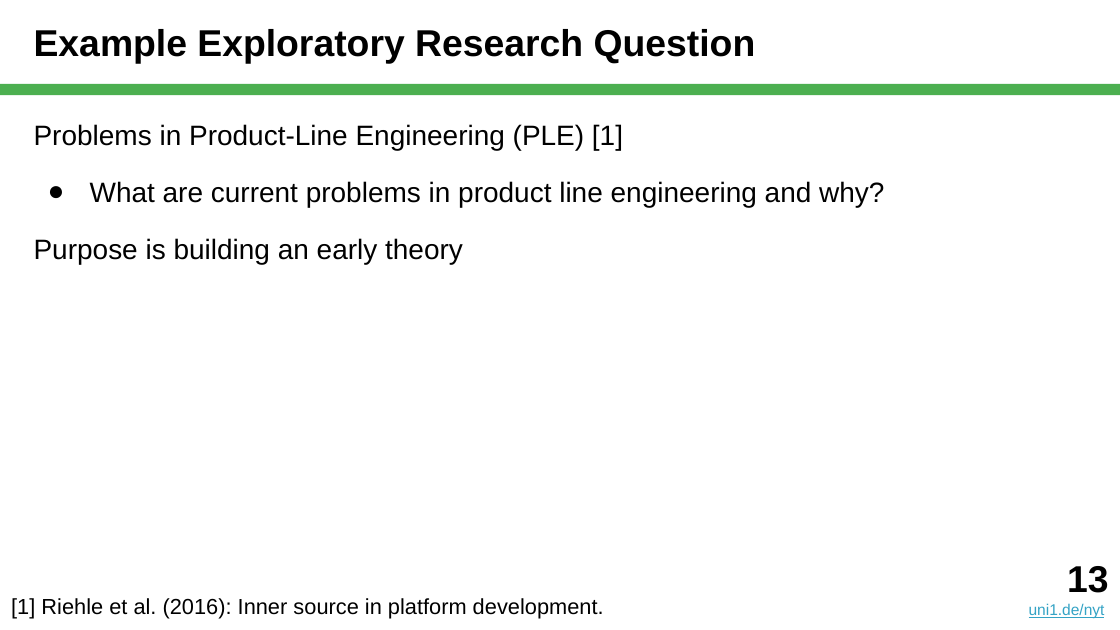
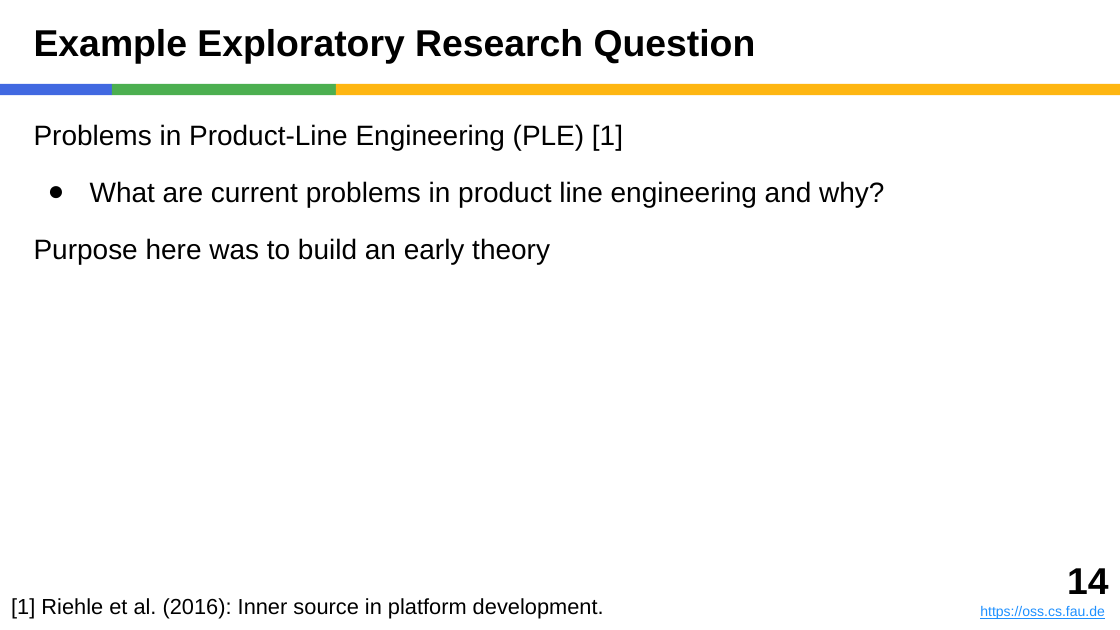
Before and after one commit to dirkriehle/nyt-course, a slide deck: slide 14 of Lecture slides/NYT C05 - Case Study Research.pptx (slide 13 before the commit). Drawn at 1120x630 pixels with LibreOffice and Linux fonts; fonts in the diff are those of the drawing. Boxes give left, top, right and bottom in pixels: in the first picture for what was removed or moved away, otherwise in the second. Text is boxed around its words. In the diff, an @@ line names an element or a change of style, - is before the commit and + after.

Commit message:
After theory building part

```diff
--- a/Lecture slides/NYT C05 - Case Study Research.pptx
+++ b/Lecture slides/NYT C05 - Case Study Research.pptx
@@ rectangle added at (0, 84, 112, 95), fill #4169E1 @@
@@ rectangle added at (112, 84, 336, 95), fill #4CAF50 @@
@@ rectangle: place and size @@
-rectangle at (0, 84, 1120, 95)
+rectangle at (336, 84, 1120, 95)
@@ rectangle at (336, 84, 1120, 95): fill #4CAF50 to #FEB612 @@
@@ text at (34, 238, 550, 264): text changed @@
-Purpose is building an early theory
+Purpose here was to build an early theory
@@ text added at (980, 568, 1108, 619), 9 pt, text #1E90FF, underline @@
+14
+https://oss.cs.fau.de
@@ text removed at (1029, 566, 1108, 619) @@
-13
-uni1.de/nyt
```
Also in this commit, not shown: 43 other slides changed, 1 slide added, 3 other files.
